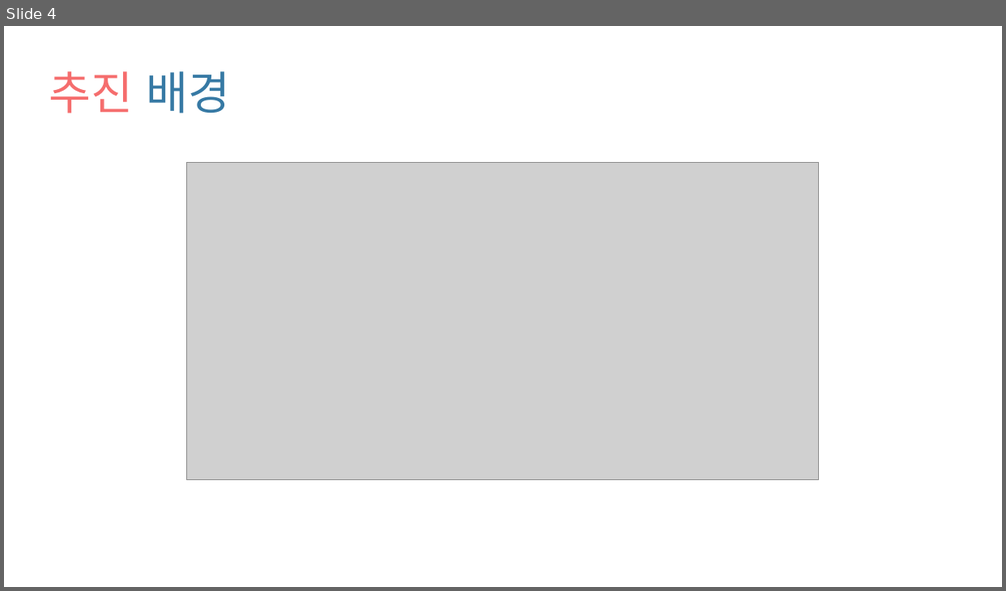
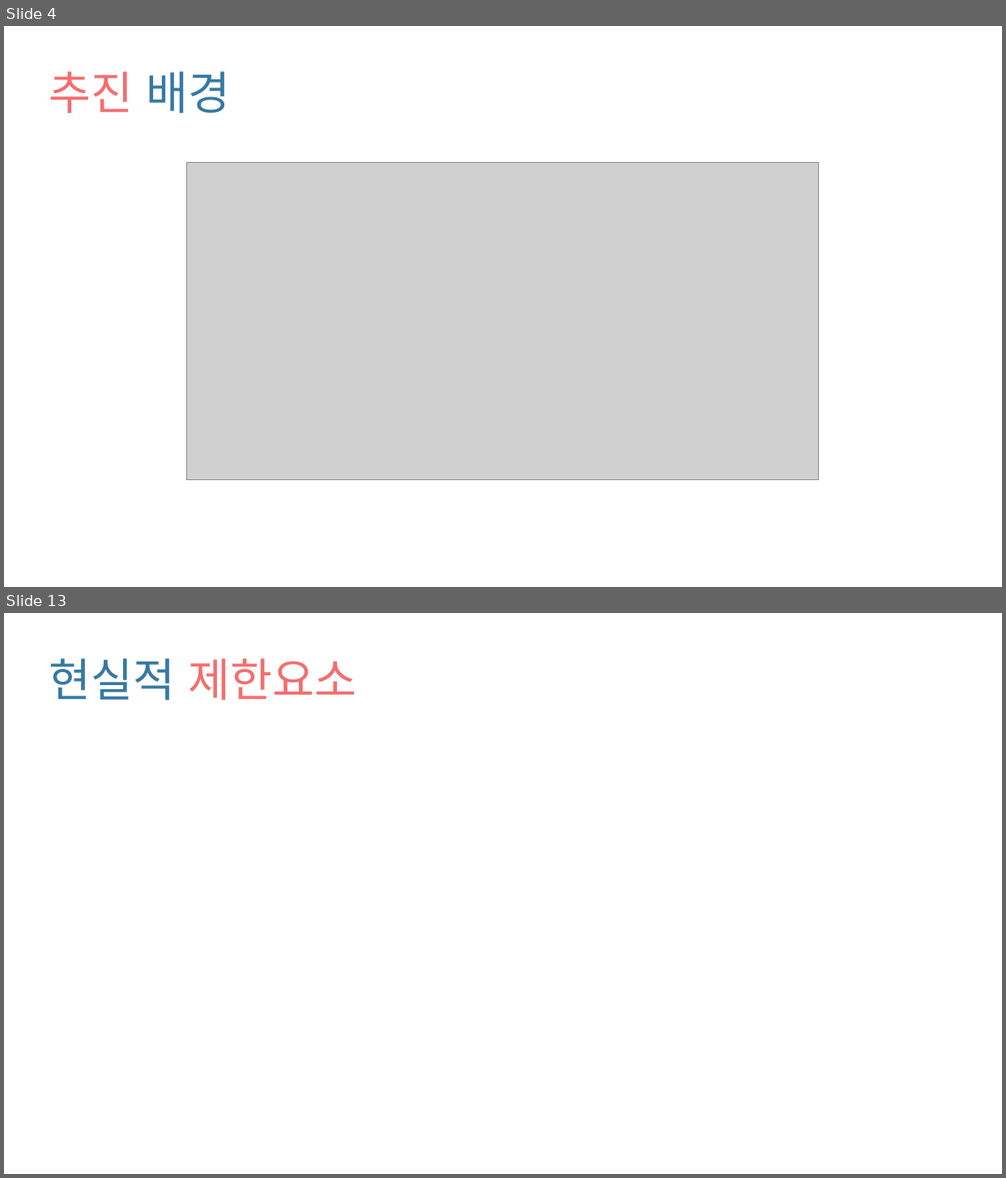
Before and after one commit to LeeJaesung2/DBASEV, a slide deck: docs/제안서 발표자료.pptx. Shown one above the other, each under a label of ours: slide 4 before the commit, slides 4 and 13 after it; the slides between them are not shown. The pictures are 1006x591 and 1006x1178 pixels, drawn with LibreOffice and Linux fonts; fonts in the diff are those of the drawing; grey boxes stand for pictures. Boxes give left, top, right and bottom in pixels: in the first picture for what was removed or moved away, otherwise in the second. Text is boxed around its words. In the diff, an @@ line names an element or a change of style, - is before the commit and + after.

```diff
--- a/docs/제안서 발표자료.pptx
+++ b/docs/제안서 발표자료.pptx
@@ slide 13 added at bbox=[4, 613, 1002, 1174], background #FFFFFF @@
@@ title added at bbox=[49, 658, 356, 700], 44 pt, text #F56D6D @@
+현실적 제한요소
```
Also in this commit, not shown: 5 slides changed, 3 other slides added.
